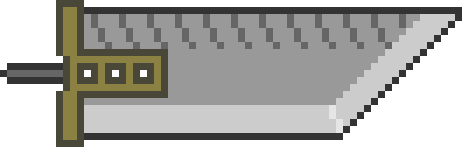
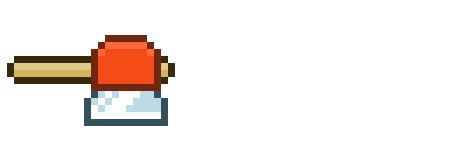
Two versions of the same layered image (462 x 147). Layer-by-layer changes:
added group "Tools" with 2 layers above "Greatswords" over (7, 35, 175, 126)
added group "AXE" with 1 layers in group "Tools" over (7, 35, 175, 126)
added layer "Axe" in group "AXE" over (7, 35, 175, 126)
hid group "Greatswords" (24 layers) over (0, 0, 462, 147)
